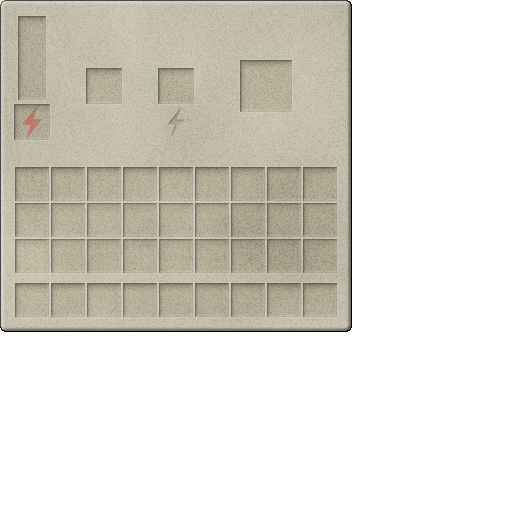
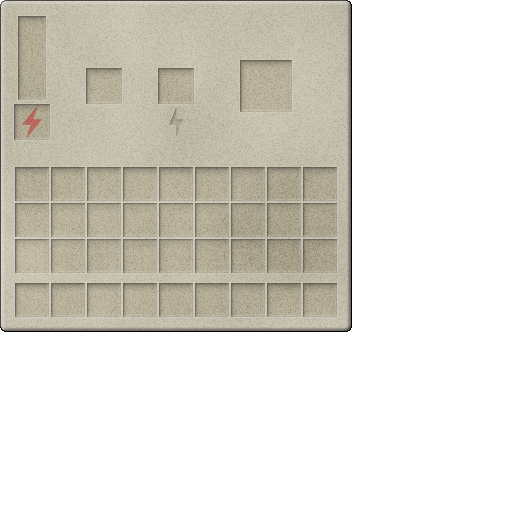
Two versions of the same layered image (512x512). Layer-by-layer changes:
added layer "Scale_Flux" above "Grid" over [167, 107, 185, 136]
added layer "Grid" (overlay, 64%) above "electric" over [14, 16, 292, 140]
painted on "electric" over [22, 106, 42, 138]
removed layer "Charger" over [0, 0, 351, 331]
added layer "Grid - Personal Inventory" (overlay, 64%) above "GUI - Standard Square" over [47, 167, 337, 317]
added layer "GUI - Standard Square" above "Original" over [0, 0, 351, 331]
hid "Original" over [0, 0, 351, 331]
